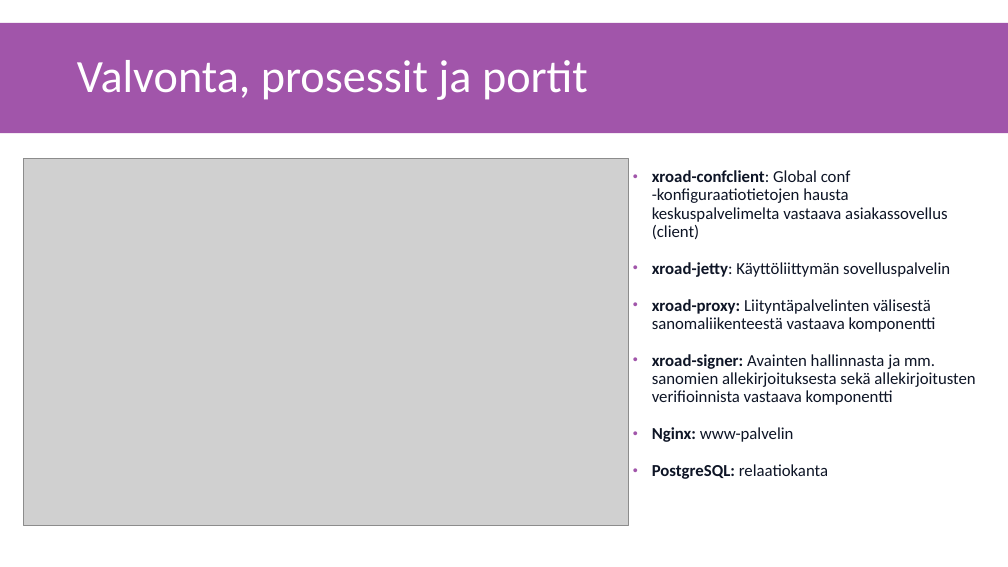
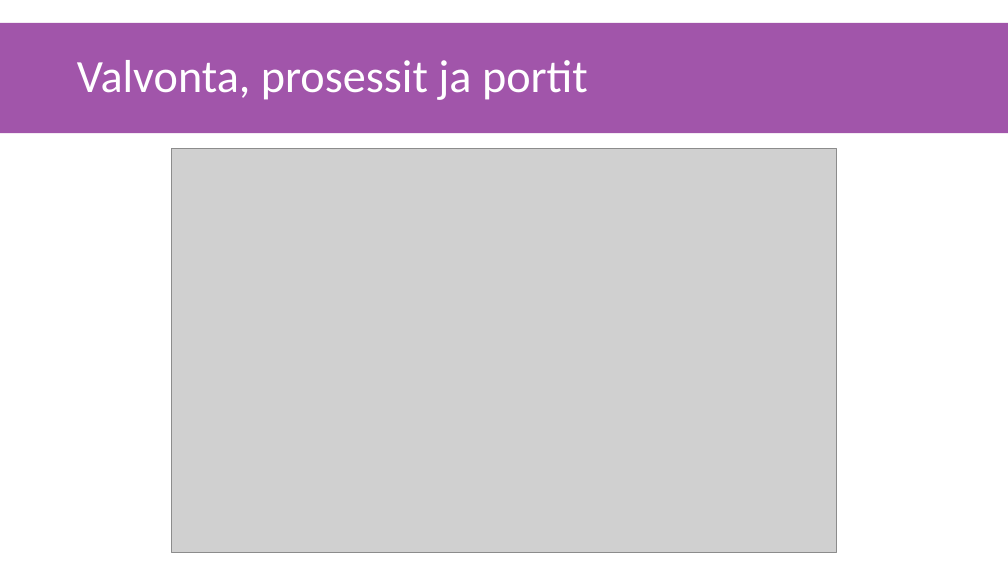
Before and after one commit to gofore/kapa-xroad-presentation, a slide deck: slide 6 of src/2. Admin toiminnot.pptx (slide 4 before the commit). Drawn at 1008x567 pixels with LibreOffice and Linux fonts; fonts in the diff are those of the drawing; grey boxes stand for pictures. Boxes give left, top, right and bottom in pixels: in the first picture for what was removed or moved away, otherwise in the second. Text is boxed around its words. In the diff, an @@ line names an element or a change of style, - is before the commit and + after.

```diff
--- a/src/2. Admin toiminnot.pptx
+++ b/src/2. Admin toiminnot.pptx
@@ picture: place and size @@
-picture at [23,158,629,526]
+picture at [172,148,837,552]
@@ text removed at [652,170,975,479] @@
-• xroad-confclient: Global conf -konfiguraatiotietojen hausta keskuspalvelimelta vastaava asiakassovellus (client)
-• xroad-jetty: Käyttöliittymän sovelluspalvelin
-• xroad-proxy: Liityntäpalvelinten välisestä sanomaliikenteestä vastaava komponentti
-• xroad-signer: Avainten hallinnasta ja mm. sanomien allekirjoituksesta sekä allekirjoitusten verifioinnista vastaava komponentti
-• Nginx: www-palvelin
-• PostgreSQL: relaatiokanta
```
Also in this commit, not shown: 3 slides added.
